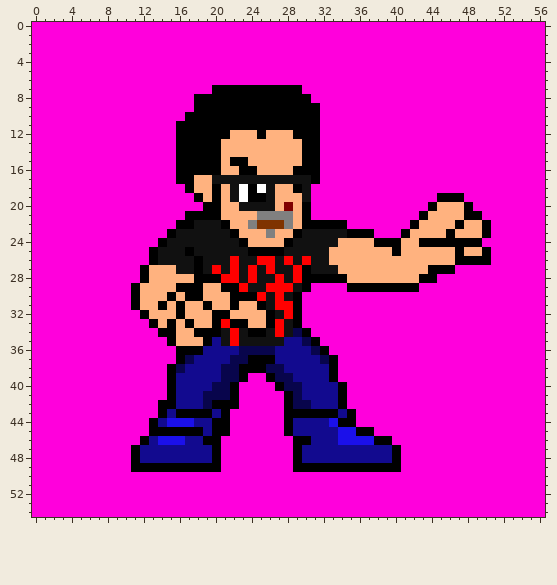
Pixel-art sprite -- chars/dwesk/sprites/stance_0.png. Above is the file before it was changed.
The file is 57x55 pixels.
New version:
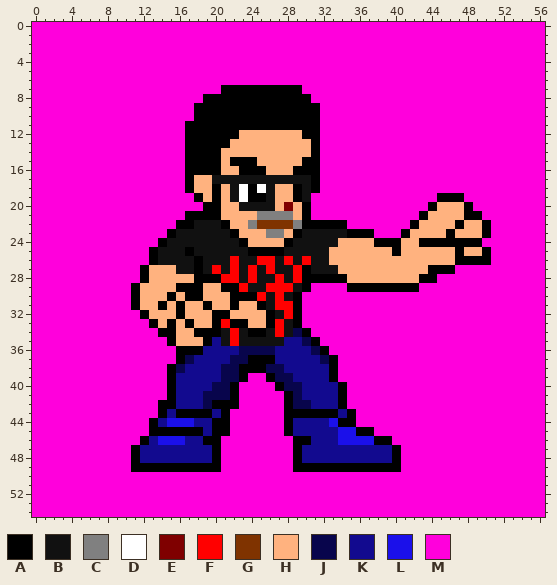
Palette (. is transparent): A #000000  B #111111  C #808080  D #ffffff  E #7f0000  F #ff0000  G #7f3300  H #ffb27f  J #08054c  K #120a8f  L #1b10ea  M #ff00dc
Author's note on the commit: Dark Weskley design updated
From old to new:
Changed rows in their new state; - is an unchanged pixel.
first column x 16:
 7 ----M-----------
 8 --M-------------
10 -M--------------
11 M---------------
12 M-----A--H---H--
13 M----A--------H-
14 M-------------H-
15 M-------A-------
16 M--------A------
17 M---------------
18 ---------------A
19 -------------A--
22 ------------GC--
23 -----------C----
Boxes around the changes in both pictures, in picture pixels (x1, y1, x2, y2):
changed: (176, 85, 221, 184)
changed: (221, 130, 320, 238)
